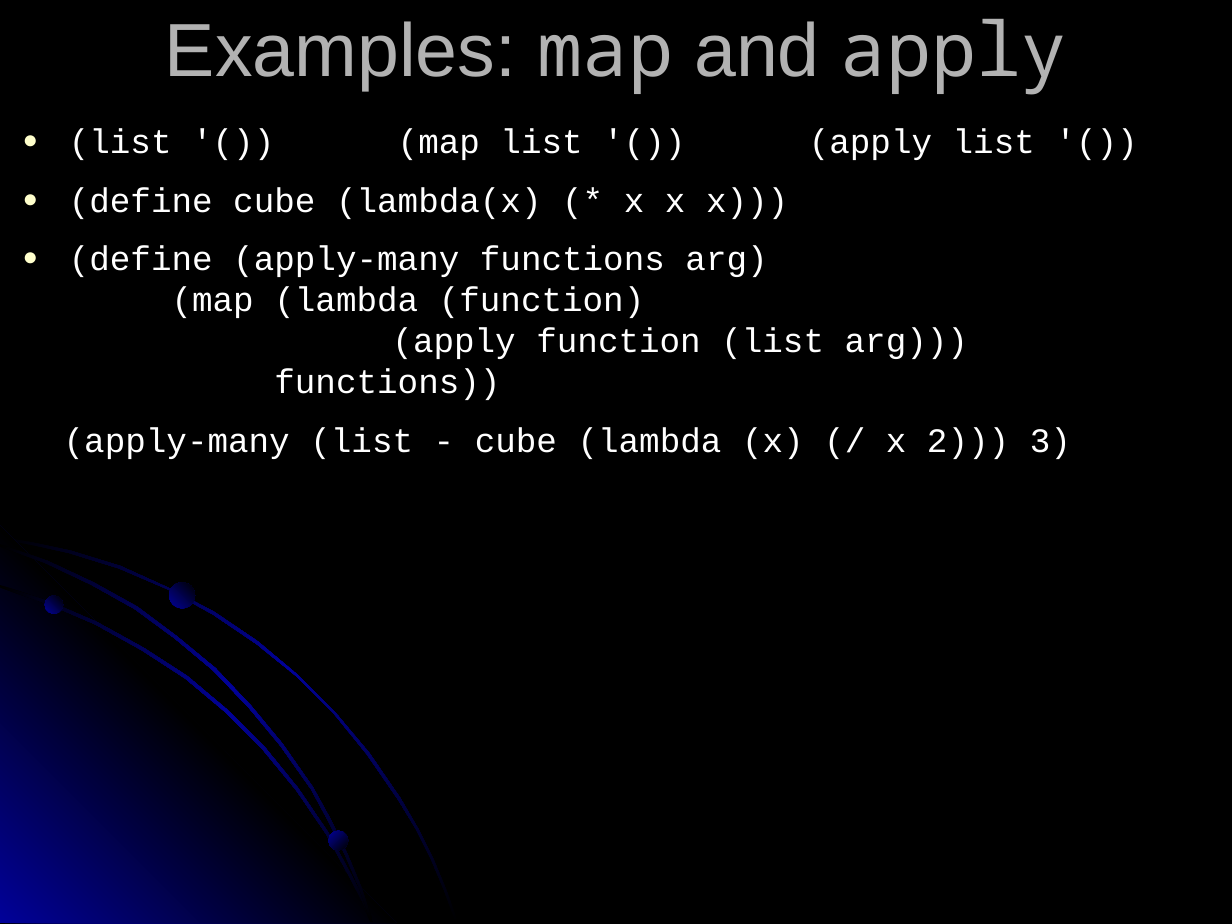
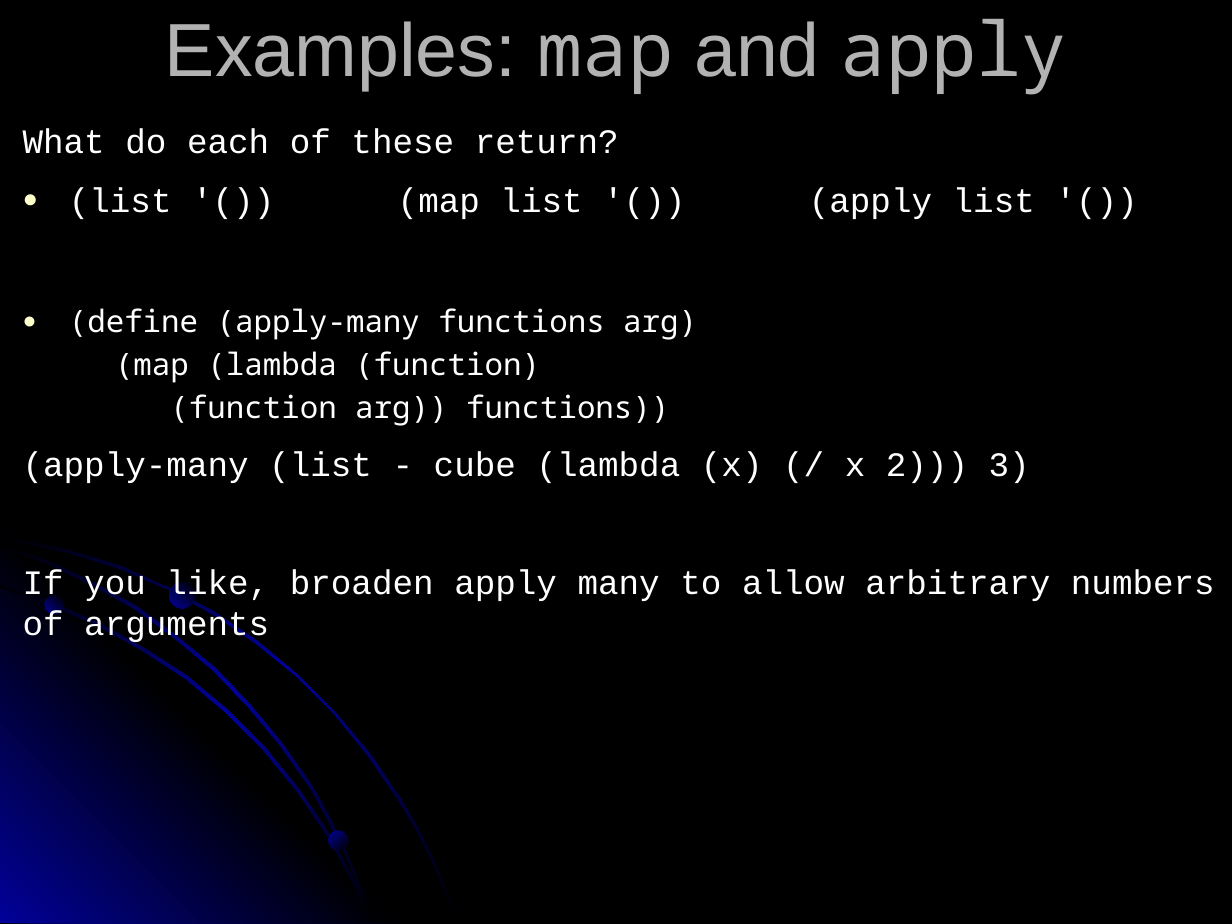
Before and after one commit to RHIT-CSSE/csse304, a slide deck: slide 3 of ClassMaterials/OddsAndEnds/06-OddsAndEnds.pptx. Drawn at 1232x924 pixels with LibreOffice and Linux fonts; fonts in the diff are those of the drawing. Boxes give left, top, right and bottom in pixels: in the first picture for what was removed or moved away, otherwise in the second. Text is boxed around its words. In the diff, an @@ line names an element or a change of style, - is before the commit and + after.

```diff
--- a/ClassMaterials/OddsAndEnds/06-OddsAndEnds.pptx
+++ b/ClassMaterials/OddsAndEnds/06-OddsAndEnds.pptx
@@ text at (23,128,619,154): paragraph added @@
+What do each of these return?
@@ text at (69,308,697,426): text changed; size 20 to 18 pt; font Courier New to Noto Sans Mono @@
-● (define cube (lambda(x) (* x x x)))
-● (define (apply-many functions arg)
-  (map (lambda (function)
-  (apply function (list arg)))
-  functions))
+● (define (apply-many functions arg)
+(map (lambda (function)
+(function arg)) functions))
@@ text at (23,569,1215,645): paragraph added @@
+If you like, broaden apply many to allow arbitrary numbers of arguments
```
Also in this commit, not shown: 2 slides added.
